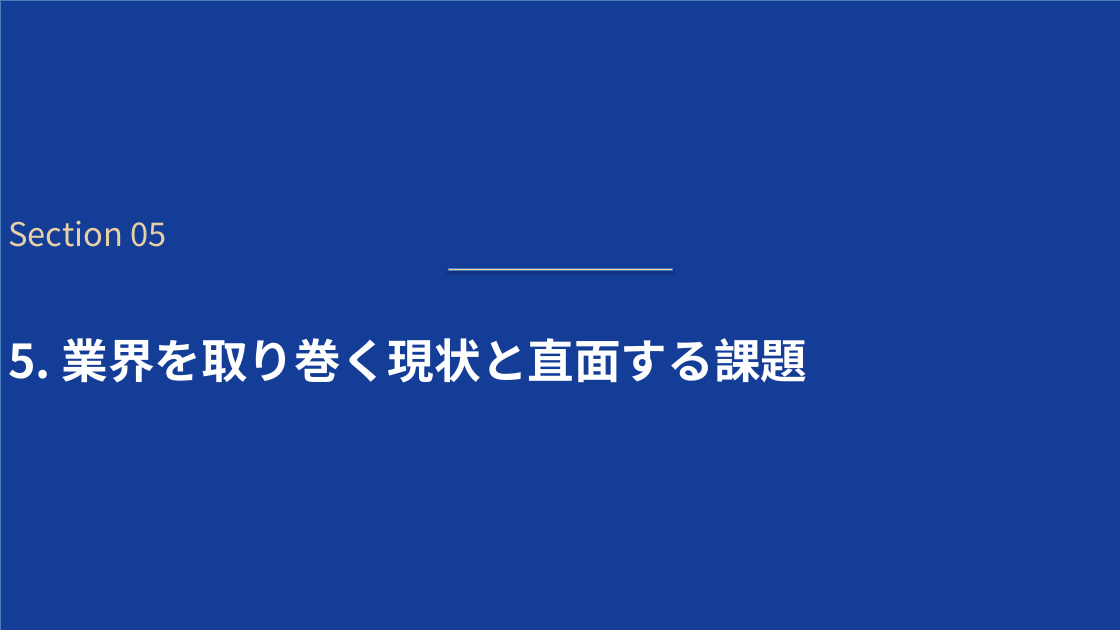
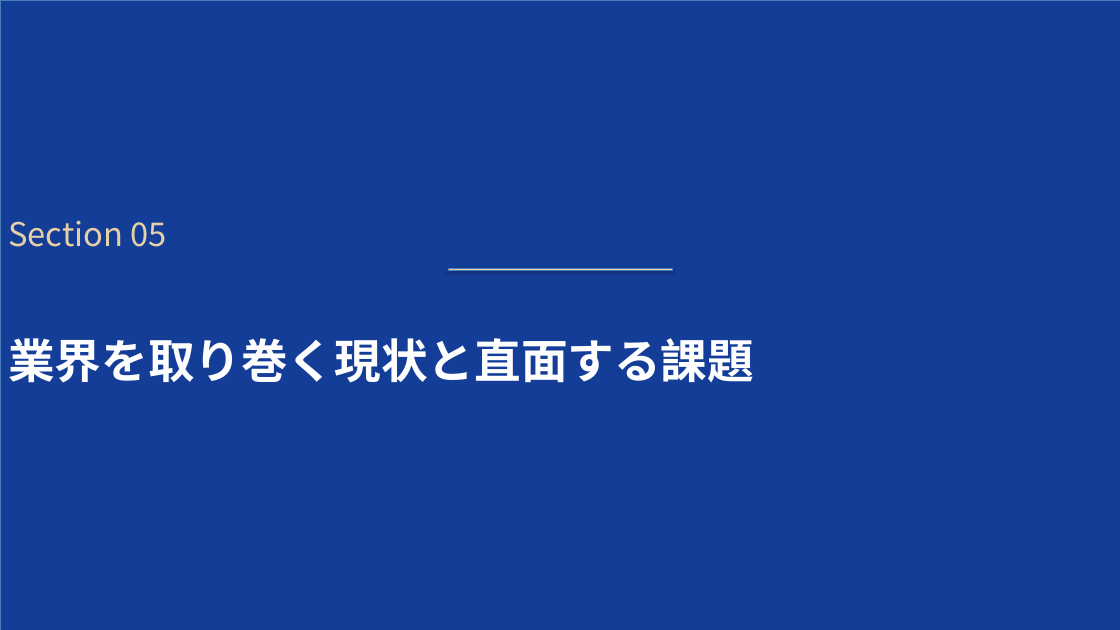
Before and after one commit to xilicrysta/bank-pptx, a slide deck: slide 15 of bank_industry_presentation.pptx. Drawn at 1120x630 pixels with LibreOffice and Linux fonts; fonts in the diff are those of the drawing. Boxes give left, top, right and bottom in pixels: in the first picture for what was removed or moved away, otherwise in the second. Text is boxed around its words. In the diff, an @@ line names an element or a change of style, - is before the commit and + after.

```diff
--- a/bank_industry_presentation.pptx
+++ b/bank_industry_presentation.pptx
@@ text at box(8, 338, 754, 383): text changed @@
-5. 業界を取り巻く現状と直面する課題
+業界を取り巻く現状と直面する課題
```
Also in this commit, not shown: 5 other slides changed, 1 other file.
